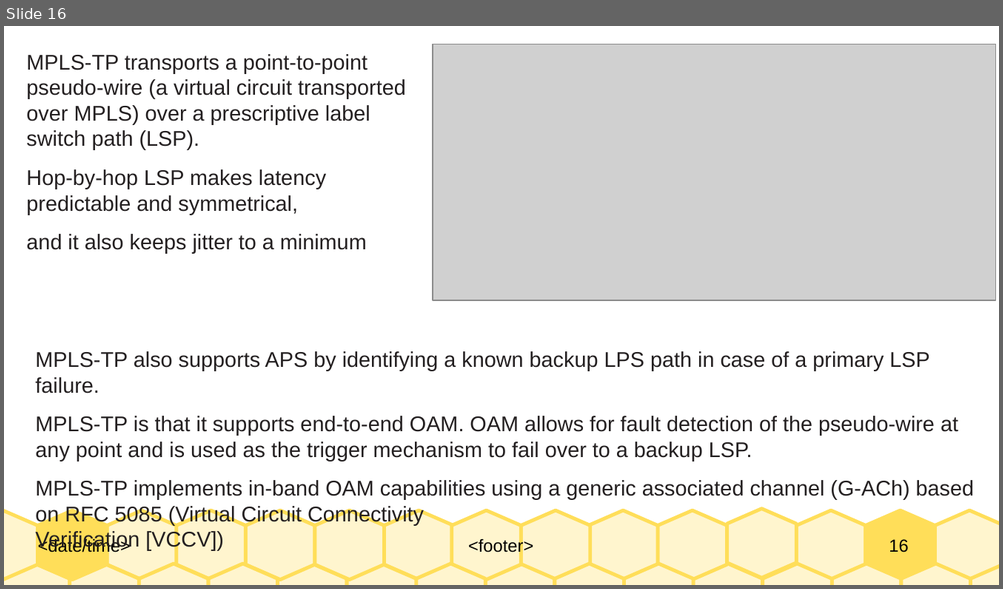
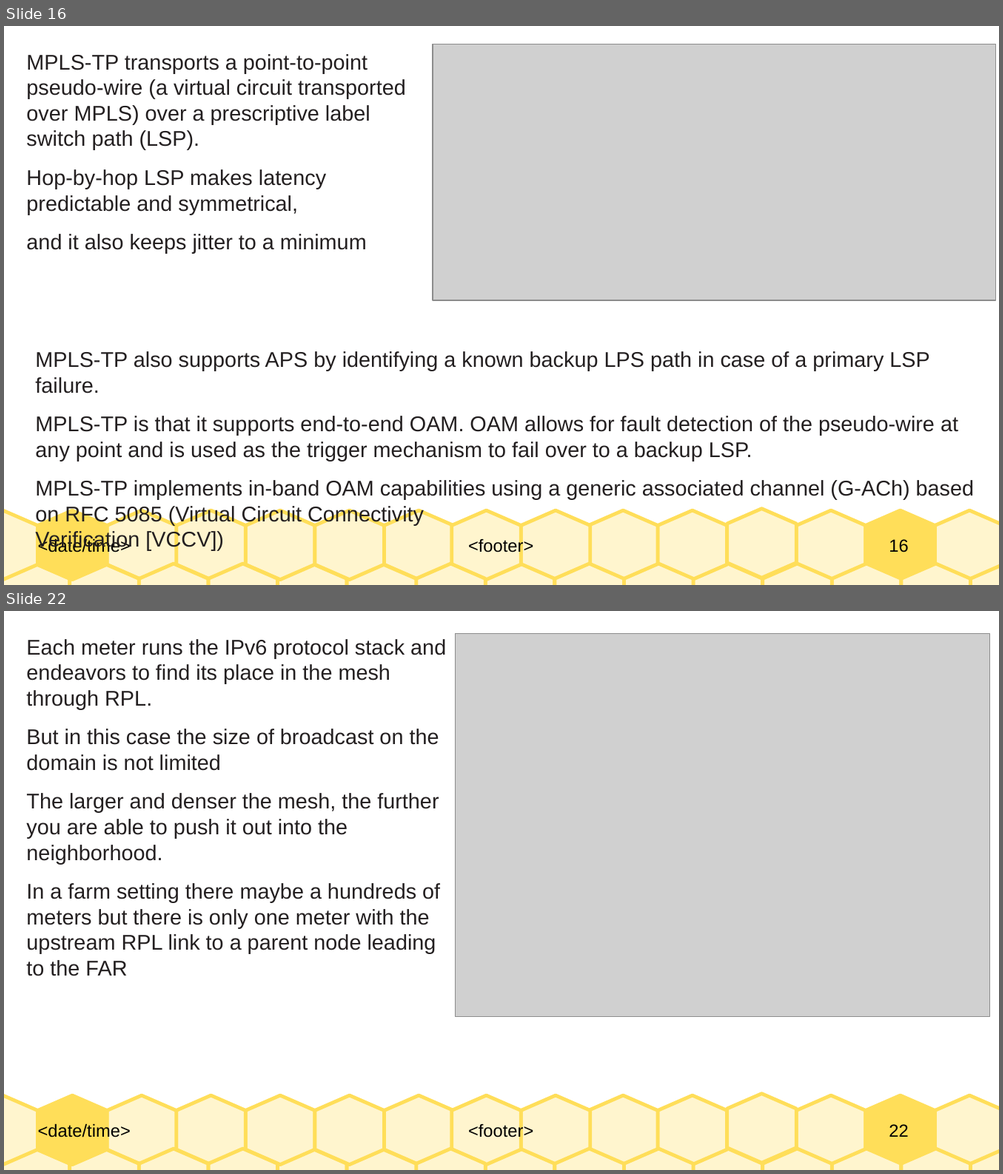
Before and after one commit to Dihfahsih1/Masters-Software-Engineering, a slide deck: yr-sem1/IoT/chapter-11-summary.odp. Shown one above the other, each under a label of ours: slide 16 before the commit, slides 16 and 22 after it; the slides between them are not shown. The pictures are 1003x589 and 1003x1174 pixels, drawn with LibreOffice and Linux fonts; fonts in the diff are those of the drawing; grey boxes stand for pictures. Boxes give left, top, right and bottom in pixels: in the first picture for what was removed or moved away, otherwise in the second. Text is boxed around its words. In the diff, an @@ line names an element or a change of style, - is before the commit and + after.

```diff
--- a/yr-sem1/IoT/chapter-11-summary.odp
+++ b/yr-sem1/IoT/chapter-11-summary.odp
@@ slide 22 added at [4,611,999,1170], background #FFFFFF; not listed: 33 template elements that a slide beside it also shows @@
@@ text added at [26,639,446,977], 17 pt, text #231F20 @@
+Each meter runs the IPv6 protocol stack and endeavors to find its place in the mesh through RPL.
+But in this case the size of broadcast on the domain is not limited
+The larger and denser the mesh, the further you are able to push it out into the neighborhood.
+In a farm setting there maybe a hundreds of meters but there is only one meter with the upstream RPL link to a parent node leading to the FAR
@@ picture added at [455,633,990,1017] @@
```
Also in this commit, not shown: 1 slide changed, 15 other slides added, 1 slide removed, 1 other file.
